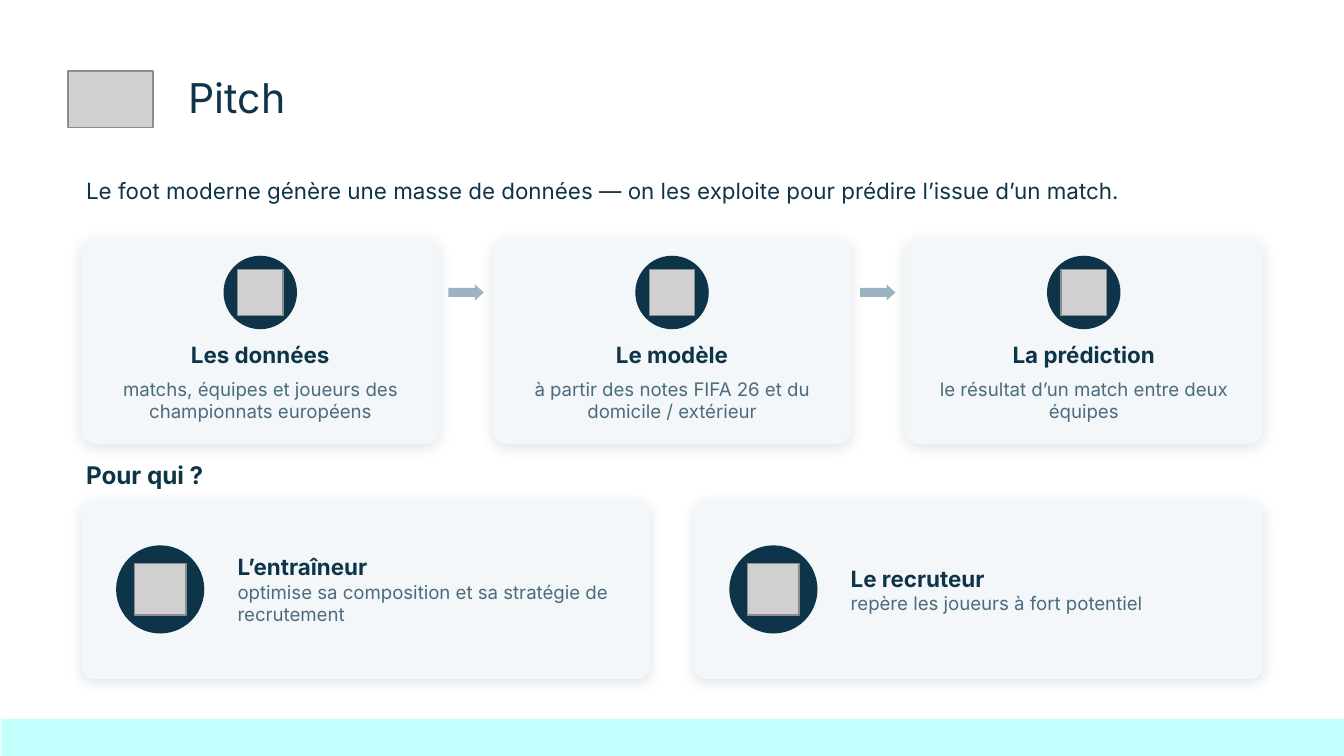
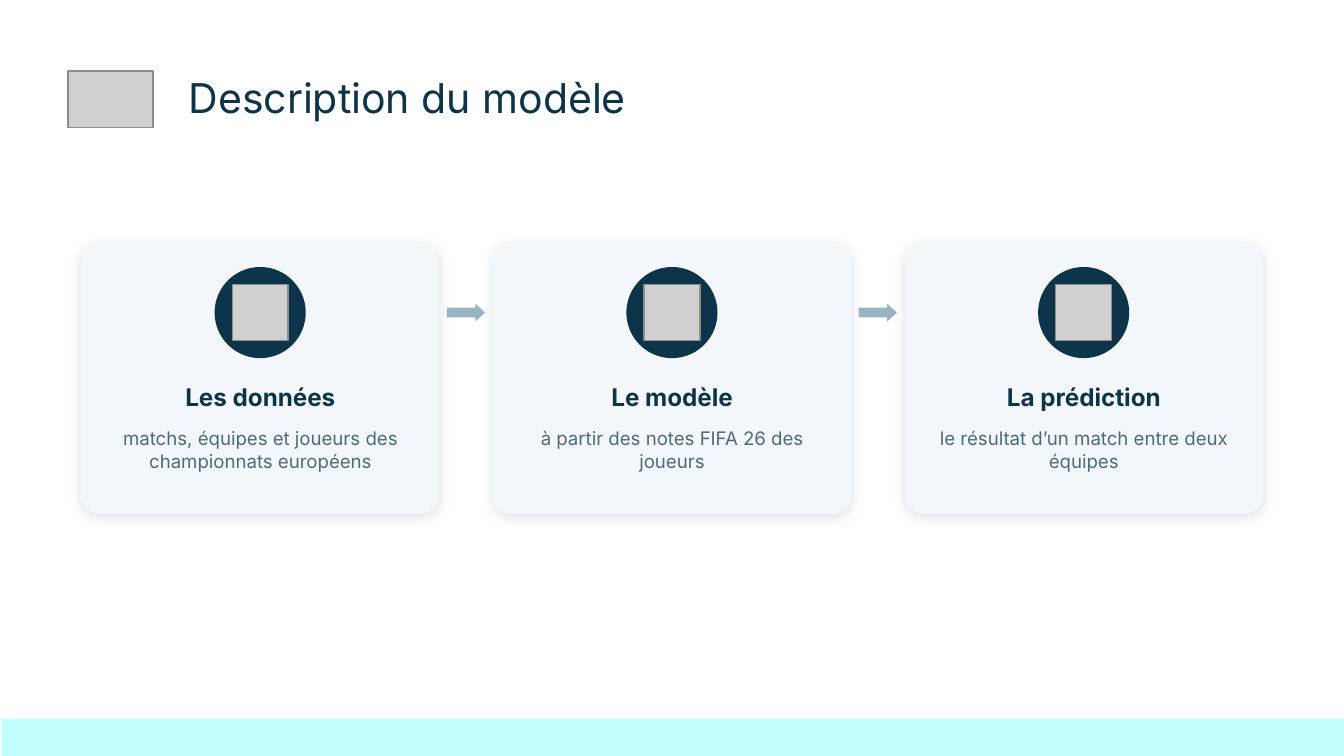
Before and after one commit to kinpintouche-star/football-predictor, a slide deck: slide 4 of FootballPredictorDemoDay20260803.pptx (slide 3 before the commit). Drawn at 1344x756 pixels with LibreOffice and Linux fonts; fonts in the diff are those of the drawing; grey boxes stand for pictures; background and template pictures are left out. Boxes give left, top, right and bottom in pixels: in the first picture for what was removed or moved away, otherwise in the second. Text is boxed around its words. In the diff, an @@ line names an element or a change of style, - is before the commit and + after.

```diff
--- a/FootballPredictorDemoDay20260803.pptx
+++ b/FootballPredictorDemoDay20260803.pptx
@@ title at [189, 81, 626, 122]: text changed @@
-Pitch
+Description du modèle
@@ text removed at [86, 182, 1119, 204] @@
-Le foot moderne génère une masse de données — on les exploite pour prédire l’issue d’un match.
@@ rounded rectangle: place and size @@
-rounded rectangle at [81, 238, 439, 444]
+rounded rectangle at [81, 242, 439, 513]
@@ ellipse: place and size @@
-ellipse at [223, 255, 297, 329]
+ellipse at [215, 267, 306, 359]
@@ rounded rectangle: place and size @@
-rounded rectangle at [493, 238, 852, 444]
+rounded rectangle at [493, 242, 852, 513]
@@ ellipse: place and size @@
-ellipse at [636, 255, 710, 329]
+ellipse at [626, 267, 718, 359]
@@ rounded rectangle: place and size @@
-rounded rectangle at [905, 238, 1263, 444]
+rounded rectangle at [905, 242, 1263, 513]
@@ ellipse: place and size @@
-ellipse at [1047, 255, 1121, 329]
+ellipse at [1038, 267, 1129, 359]
@@ picture: place and size @@
-picture at [238, 270, 284, 316]
+picture at [233, 285, 289, 341]
@@ picture: place and size @@
-picture at [649, 270, 695, 316]
+picture at [644, 285, 700, 341]
@@ picture: place and size @@
-picture at [1060, 270, 1106, 316]
+picture at [1056, 285, 1113, 341]
@@ right arrow: place and size @@
-right arrow at [449, 285, 484, 301]
+right arrow at [448, 304, 485, 321]
@@ right arrow: place and size @@
-right arrow at [860, 285, 895, 301]
+right arrow at [859, 304, 896, 321]
@@ text "Les données": place and size @@
-text "Les données" at [191, 346, 330, 364]
+text "Les données" at [185, 387, 336, 407]
@@ text "Le modèle": place and size @@
-text "Le modèle" at [616, 346, 728, 364]
+text "Le modèle" at [611, 387, 733, 407]
@@ size 12 to 13 pt in 3 elements at [185, 387, 336, 407], [611, 387, 733, 407], [1007, 387, 1160, 411] @@
@@ text "La prédiction": place and size @@
-text "La prédiction" at [1013, 346, 1155, 368]
+text "La prédiction" at [1007, 387, 1160, 411]
@@ text "matchs, équipes et joueurs des ...": place and size @@
-text "matchs, équipes et joueurs des ..." at [123, 382, 398, 422]
+text "matchs, équipes et joueurs des ..." at [123, 431, 398, 472]
@@ text at [541, 431, 803, 472]: text changed @@
-à partir des notes FIFA 26 et du domicile / extérieur
+à partir des notes FIFA 26 des joueurs
@@ text "le résultat d’un match entre ...": place and size @@
-text "le résultat d’un match entre ..." at [940, 382, 1227, 422]
+text "le résultat d’un match entre ..." at [940, 431, 1227, 472]
@@ text removed at [86, 465, 184, 489] @@
-Pour qui ?
@@ rounded rectangle removed at [81, 500, 649, 679] @@
@@ rounded rectangle removed at [694, 500, 1262, 679] @@
@@ ellipse removed at [116, 546, 204, 634] @@
@@ picture removed at [134, 563, 185, 614] @@
@@ text removed at [238, 558, 607, 621] @@
-L’entraîneur
-optimise sa composition et sa stratégie de recrutement
@@ ellipse removed at [730, 546, 818, 634] @@
@@ picture removed at [747, 563, 798, 614] @@
@@ text removed at [851, 570, 1142, 614] @@
-Le recruteur
-repère les joueurs à fort potentiel
```
Also in this commit, not shown: 12 other slides changed, 2 slides added.
